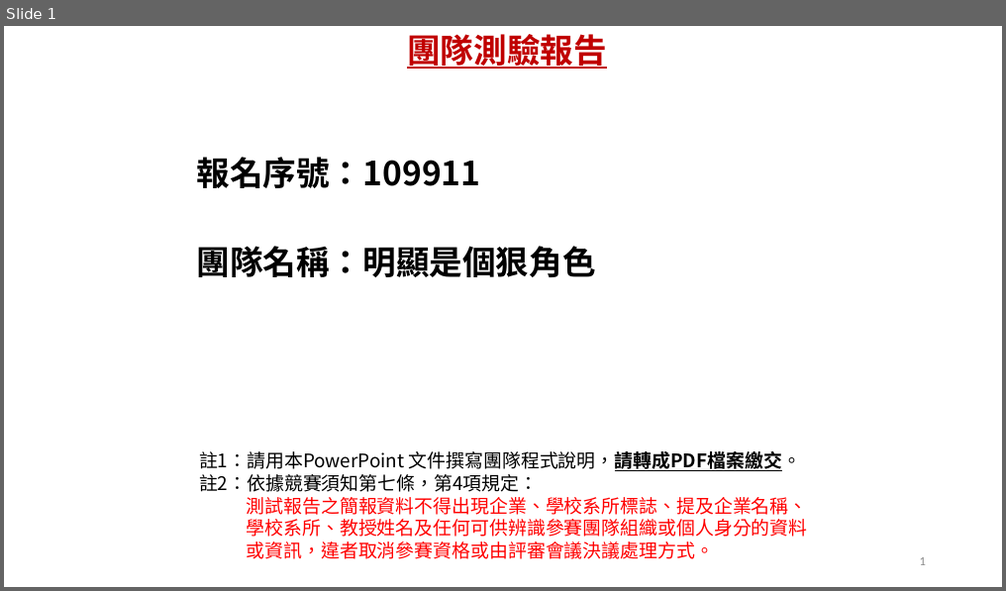
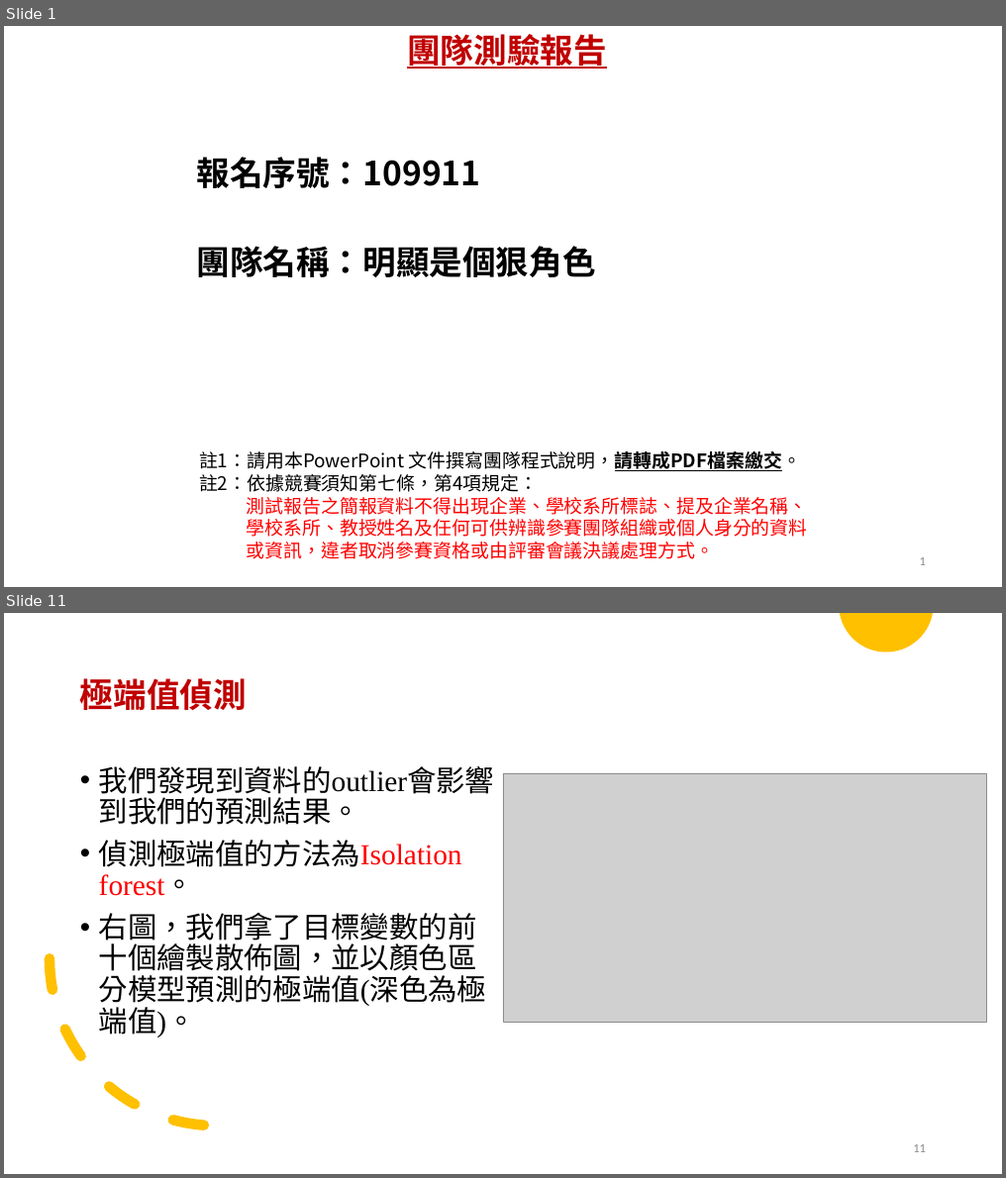
Before and after one commit to r05323028/imbd2020, a slide deck: results/109911_TestReport.pptx. Shown one above the other, each under a label of ours: slide 1 before the commit, slides 1 and 11 after it; the slides between them are not shown. The pictures are 1006x591 and 1006x1178 pixels, drawn with LibreOffice and Linux fonts; fonts in the diff are those of the drawing; grey boxes stand for pictures. Boxes give left, top, right and bottom in pixels: in the first picture for what was removed or moved away, otherwise in the second. Text is boxed around its words. In the diff, an @@ line names an element or a change of style, - is before the commit and + after.

```diff
--- a/results/109911_TestReport.pptx
+++ b/results/109911_TestReport.pptx
@@ slide 11 added at (x1=4, y1=613, x2=1002, y2=1174), background #FFFFFF @@
@@ freeform shape added at (x1=840, y1=613, x2=933, y2=652), fill #FFC000 @@
@@ title added at (x1=80, y1=678, x2=247, y2=710), 32 pt, text #C00000, bold @@
+極端值偵測
@@ text added at (x1=99, y1=766, x2=495, y2=1038), 28 pt, text #000000 @@
+• 我們發現到資料的outlier會影響到我們的預測結果。
+• 偵測極端值的方法為Isolation forest。
+• 右圖，我們拿了目標變數的前十個繪製散佈圖，並以顏色區分模型預測的極端值(深色為極端值)。
@@ picture added at (x1=503, y1=773, x2=988, y2=1022) @@
@@ arc (boxed as its full ellipse) added at (x1=50, y1=792, x2=384, y2=1127), outline #FFC000 10 pt dashed @@
@@ page number added at (x1=913, y1=1145, x2=926, y2=1153), 12 pt, text #8C8C8C @@
+11
```
Also in this commit, not shown: 3 slides changed, 13 other slides added, 1 slide removed, 3 other files.
